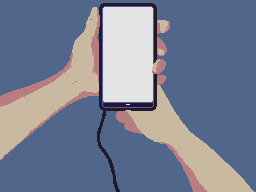
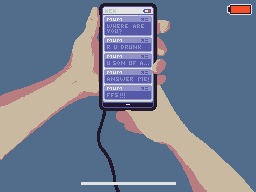
Two versions of the same layered image (256px x 192px). Layer-by-layer changes:
added group "UI" with 3 layers above "PhoneScreen" over [left=81, top=4, right=252, bottom=185]
added layer "Steadiness" in group "UI" over [left=81, top=182, right=176, bottom=185]
added layer "BatteryTop" in group "UI" over [left=231, top=6, right=250, bottom=13]
added layer "UI_Battery" in group "UI" over [left=227, top=4, right=252, bottom=15]
added group "PhoneScreen" with 3 layers above "Layer 6" over [left=3, top=6, right=153, bottom=102]
added layer "MumMSG" in group "PhoneScreen" over [left=104, top=16, right=152, bottom=100]
added layer "BG" in group "PhoneScreen" over [left=103, top=9, right=153, bottom=102]
painted on "Background" over [left=0, top=0, right=256, bottom=192]
